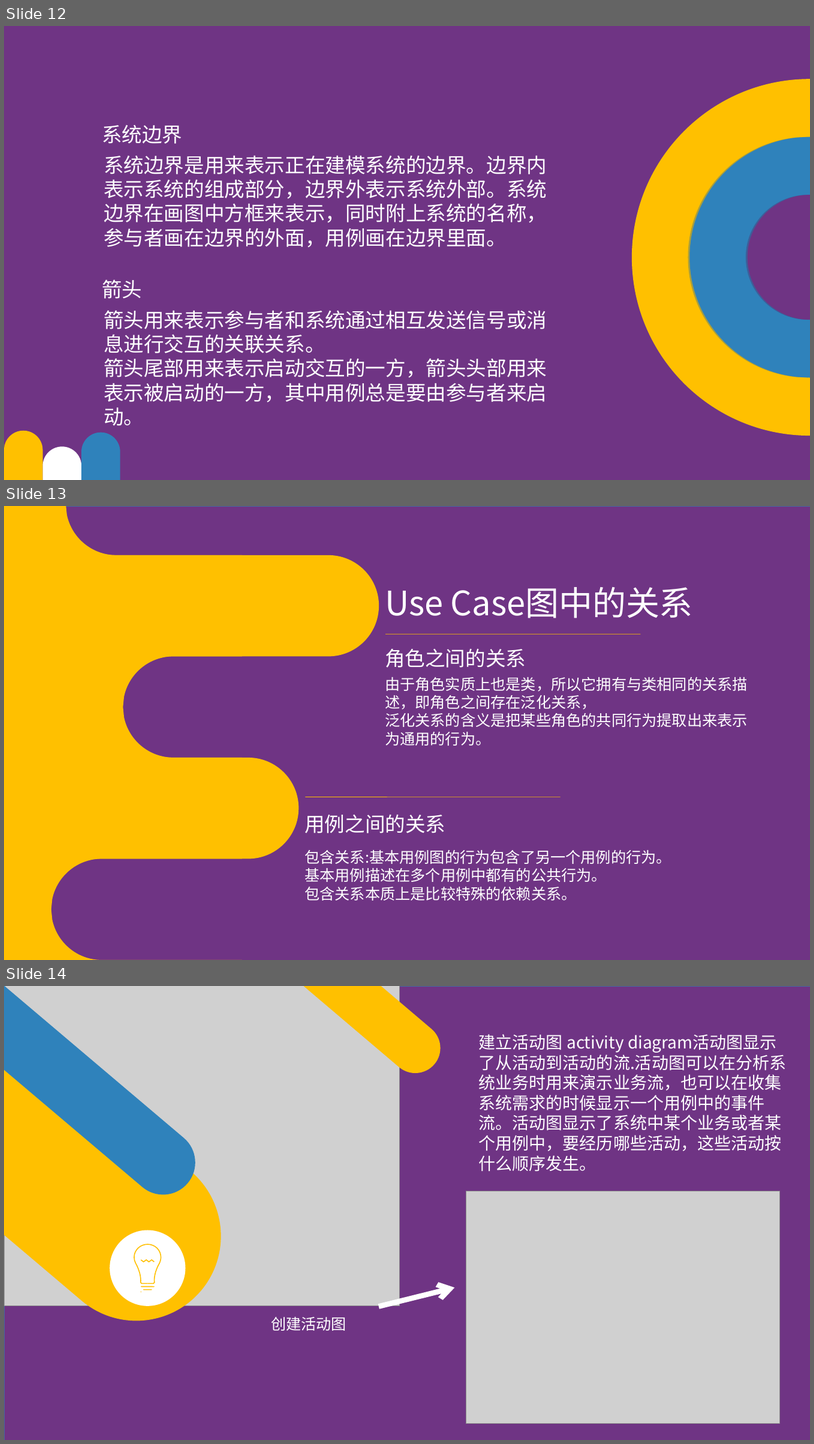
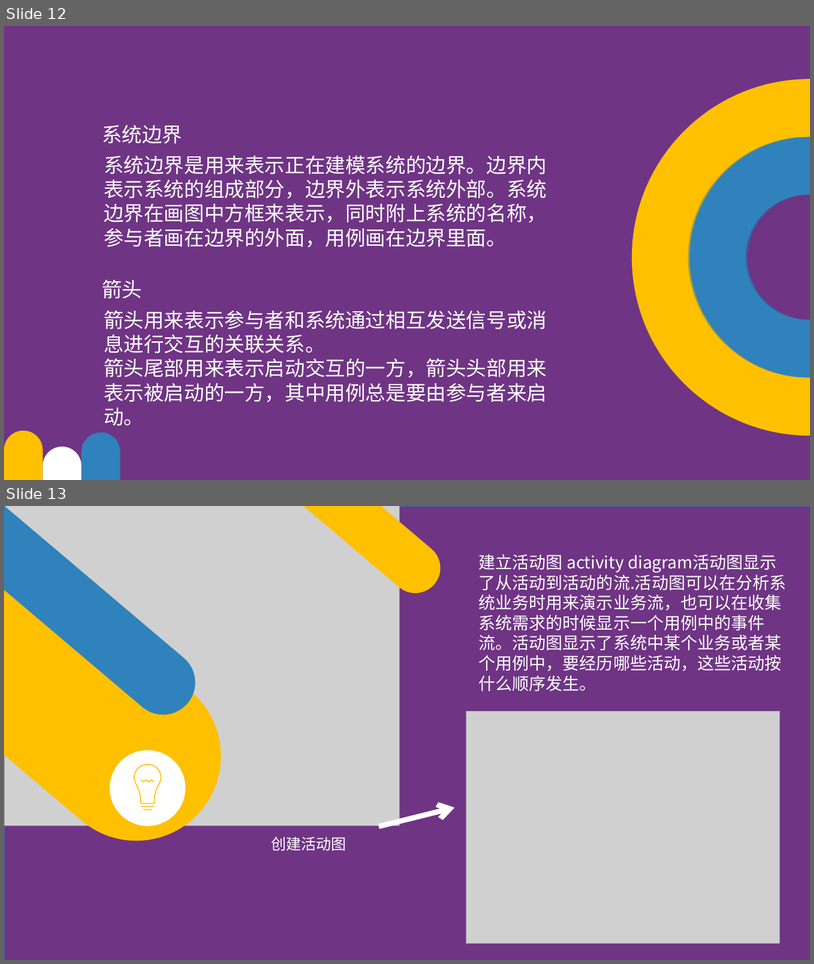
Before and after one commit to PRD2017G23/PRD2017G23, a slide deck: 个人空间/任剑超/UMLRationalRose.ppt. Shown one above the other, each under a label of ours: slides 12, 13 and 14 before the commit, slides 12 and 13 after it. The pictures are 814x1444 and 814x964 pixels, drawn with LibreOffice and Linux fonts; fonts in the diff are those of the drawing; grey boxes stand for pictures. Boxes give left, top, right and bottom in pixels: in the first picture for what was removed or moved away, otherwise in the second. Text is boxed around its words. In the diff, an @@ line names an element or a change of style, - is before the commit and + after.

```diff
--- a/个人空间/任剑超/UMLRationalRose.ppt
+++ b/个人空间/任剑超/UMLRationalRose.ppt
@@ slide 13 removed at <box>4,506,810,960</box>, background #6F3484 @@
@@ rectangle removed at <box>4,506,810,960</box> @@
@@ freeform shape removed at <box>4,506,242,960</box> @@
@@ freeform shape removed at <box>4,555,379,656</box> @@
@@ text removed at <box>385,587,693,618</box> @@
-Use Case图中的关系
@@ text removed at <box>385,648,526,667</box> @@
-角色之间的关系
@@ line removed from (386, 634) to (641, 634) @@
@@ text removed at <box>385,677,748,745</box> @@
-由于角色实质上也是类，所以它拥有与类相同的关系描述，即角色之间存在泛化关系，
-泛化关系的含义是把某些角色的共同行为提取出来表示为通用的行为。
@@ freeform shape removed at <box>4,757,299,858</box> @@
@@ line removed from (305, 797) to (560, 797) @@
@@ text removed at <box>305,814,446,833</box> @@
-用例之间的关系
@@ text removed at <box>305,850,672,900</box> @@
-包含关系:基本用例图的行为包含了另一个用例的行为。
-基本用例描述在多个用例中都有的公共行为。
-包含关系本质上是比较特殊的依赖关系。
@@ what was slide 14 is now slide 13 @@
```
Also in this commit, not shown: 2 slides changed, 5 other files.
